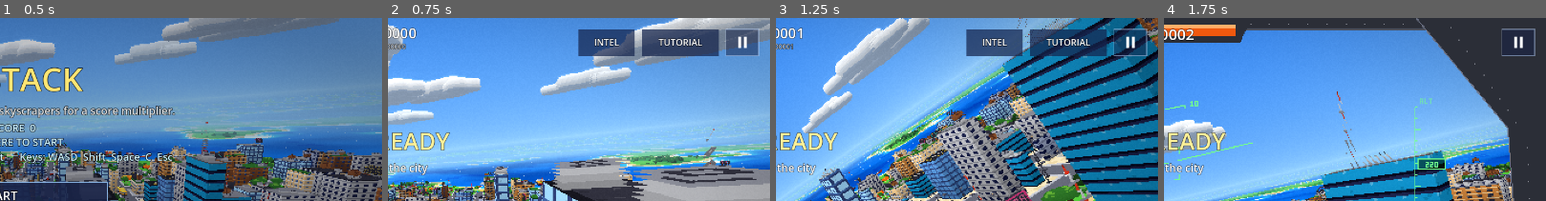
Above: before the commit, frames 1-4 (left to right).
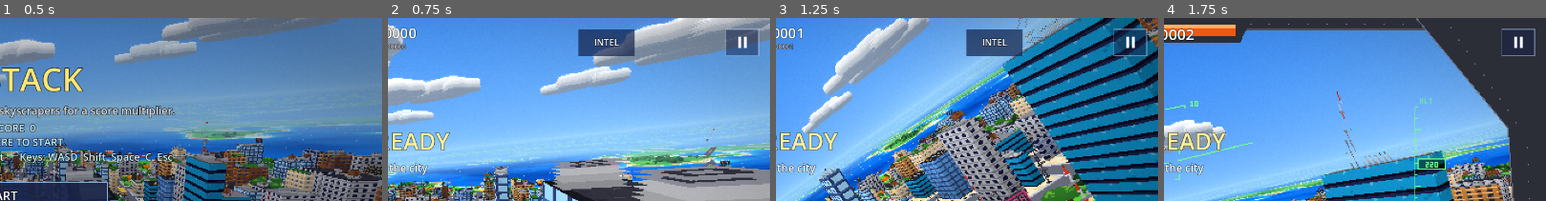
Above: after the commit, the same moments.

Repository: andriiolshevskyi7-hash/sky-stack
Game: Godot game, scene res://main.tscn
The game is run twice, just before and just after one commit, with the same random seed, the same clock (stepped at 60 frames per second) and the same inputs.
Inputs (mouse positions are % of the whole screen's width and height, from its top left):
- Up to frame 1 (0.5 s): no input
- Up to frame 2 (0.75 s): tap Enter at 0.5 s; move the mouse to (72, 45) at 0.52 s; hold D from 0.53 s (still down); tap C at 0.6 s; click (72, 45) at 0.67 s
- Up to frame 3 (1.25 s): keep holding D; tap Space at 0.77 s
- Up to frame 4 (1.75 s): release D at 1.25 s; drag from (30, 55) to (45, 70) at 1.27 s
The pictures show only the part of the screen within x 50-100%, y 0-50%; the shares and areas given below are measured in that part.

Frame 1 is identical in both runs. In frame 2, 2.9% of the frame differs, in the area x 66-87%, y 6-21%; in frame 3, 2.6%; in frame 4, nothing differs.

Commit message:
Controls: floating invisible stick with dead zone and curve
- Touch anywhere outside the buttons: that point becomes the stick centre,
  the drag offset steers (left/right turn, down climb, up dive) and it
  returns to neutral on release
- Per-axis 8% dead zone + power-1.6 response curve: small moves precise,
  full deflection fast
- Tap = barrel roll only if released within 220 ms and the finger never left
  a 12 px radius (tracked over the whole touch)
- Subtle indicator (faint ring at the origin, dot at the finger), toggle in
  settings; buttons and stick never steal each other's touches
- TUTORIAL button removed (code kept, hidden); INTEL explains the stick
- Tests: dead zone, curve, steer while holding GUN

Co-Authored-By: Claude Opus 5.5 <noreply@anthropic.com>
Claude-Session: https://claude.ai/code/session_01L9hRBCRnnnxvoWgFDdSWFJ

Diff:
--- a/scripts/controls.gd
+++ b/scripts/controls.gd
@@ -1,7 +1,9 @@
 class_name Controls
 extends Node
-## Touch: drag anywhere (outside the buttons) to fly - left/right turns, drag
-## DOWN climbs, drag UP dives (invertible). A quick tap = barrel roll.
+## Touch: floating invisible joystick - touch anywhere outside the buttons and
+## that point becomes the stick centre; drag left/right to turn, DOWN to climb,
+## UP to dive (invertible). Dead zone + response curve for precision. A quick
+## tap (short, no movement) = barrel roll.
 ## Rectangular buttons: LOOP + VIEW (bottom left), MISSILE + GUN + BOOST
 ## (bottom right), pause (top right).
 ## Keyboard: A/D or arrows turn, S/Down climbs, W/Up dives, Shift boost,
@@ -31,6 +33,11 @@
 var drag_start := Vector2.ZERO
 var drag_pos := Vector2.ZERO
 var dragging := false
+var show_indicator := true
+const DEAD_ZONE := 0.08
+const CURVE := 1.6
+const TAP_MS := 220
+var _drag_max := 0.0 # furthest the finger got from the centre (px)
 var pressed := {} # name -> bool (for drawing)
 
 var _touch_role := {} # index -> role
@@ -69,7 +76,7 @@
 		"tutorial": Rect2(Vector2(s.x - m - 64.0 * ui_scale - gap - 150.0 * ui_scale, m), Vector2(150.0 * ui_scale, 52.0 * ui_scale)),
 		"intel": Rect2(Vector2(s.x - m - 64.0 * ui_scale - gap * 2.0 - 260.0 * ui_scale, m), Vector2(110.0 * ui_scale, 52.0 * ui_scale)),
 	}
-	drag_radius = 110.0 * ui_scale
+	drag_radius = 90.0 * ui_scale
 
 
 ## For tests/HUD: centre of a button.
@@ -87,7 +94,7 @@
 
 func _hit_button(p: Vector2) -> String:
 	for n in btn:
-		if not helper_buttons and (n == "intel" or n == "tutorial"):
+		if n == "tutorial" or (not helper_buttons and n == "intel"):
 			continue
 		if btn[n].grow(6.0 * ui_scale).has_point(p):
 			return n
@@ -129,6 +136,7 @@
 				drag_start = e.position
 				drag_pos = e.position
 				dragging = true
+				_drag_max = 0.0
 				_touch_t0[e.index] = Time.get_ticks_msec()
 				_touch_p0[e.index] = e.position
 		else:
@@ -136,8 +144,8 @@
 			_touch_role.erase(e.index)
 			if role == "drag":
 				var dt: int = Time.get_ticks_msec() - int(_touch_t0.get(e.index, 0))
-				var moved: float = e.position.distance_to(_touch_p0.get(e.index, e.position))
-				if dt < 250 and moved < 14.0 * ui_scale and enabled:
+				var moved: float = maxf(_drag_max, e.position.distance_to(_touch_p0.get(e.index, e.position)))
+				if dt < TAP_MS and moved < 12.0 * ui_scale and enabled:
 					roll_pressed.emit()
 				_drag_index = -1
 				dragging = false
@@ -145,6 +153,7 @@
 		var e := event as InputEventScreenDrag
 		if e.index == _drag_index:
 			drag_pos = e.position
+			_drag_max = maxf(_drag_max, drag_pos.distance_to(drag_start))
 			var d := drag_pos - drag_start
 			if d.length() > drag_radius * 1.5:
 				drag_start = drag_pos - d.normalized() * drag_radius * 1.5
@@ -175,6 +184,19 @@
 				intel_pressed.emit()
 
 
+## Per-axis dead zone + response curve: small moves are precise, full
+## deflection is fast.
+func _curve(v: Vector2) -> Vector2:
+	return Vector2(_axis(v.x), _axis(v.y))
+
+
+func _axis(a: float) -> float:
+	var m := absf(a)
+	if m < DEAD_ZONE:
+		return 0.0
+	return signf(a) * pow((m - DEAD_ZONE) / (1.0 - DEAD_ZONE), CURVE)
+
+
 func _process(_delta: float) -> void:
 	var k := Vector2.ZERO
 	if Input.is_physical_key_pressed(KEY_A) or Input.is_physical_key_pressed(KEY_LEFT):
@@ -187,7 +209,7 @@
 		k.y += 1.0
 	var t := Vector2.ZERO
 	if dragging:
-		t = ((drag_pos - drag_start) / drag_radius).limit_length(1.0)
+		t = _curve(((drag_pos - drag_start) / drag_radius).limit_length(1.0))
 	var raw := t if k == Vector2.ZERO else k
 	# screen-down = climb (+y); invert flips it
 	stick = Vector2(raw.x, -raw.y if invert else raw.y)
--- a/scripts/hud.gd
+++ b/scripts/hud.gd
@@ -116,7 +116,7 @@
 	ctext(vs.x * 0.5, 40 * s, "%07d" % game.score, 28)
 	ctext(vs.x * 0.5, 62 * s, "HI %07d" % maxi(Save.high_score, game.score), 14, Color(1, 1, 1, 0.7))
 	# INTEL / TUTORIAL buttons
-	for n in ["intel", "tutorial"]:
+	for n in ["intel"]:
 		if not c.helper_buttons:
 			break
 		var r: Rect2 = c.btn[n]
@@ -200,9 +200,11 @@
 					draw_rect(Rect2(Vector2(x0 + i * (bw + 3 * s), cy + 10 * s), Vector2(bw, 12 * s)), Color(1, 1, 1, 0.9 if i < have else 0.25))
 			_:
 				text(Vector2(r.position.x, cy + 7 * s), label, 18, C_TEXT, HORIZONTAL_ALIGNMENT_CENTER, r.size.x)
-	if c.dragging:
-		draw_arc(c.drag_start, c.drag_radius, 0, TAU, 40, Color(1, 1, 1, 0.18), 2.0 * s)
-		draw_circle(c.drag_start + (c.drag_pos - c.drag_start).limit_length(c.drag_radius), 14.0 * s, Color(1, 1, 1, 0.3))
+	if c.dragging and c.show_indicator:
+		# subtle floating-stick indicator: faint ring at the origin + dot at the finger
+		draw_arc(c.drag_start, c.drag_radius, 0, TAU, 40, Color(1, 1, 1, 0.14), maxf(1.0, 2.0 * s))
+		draw_circle(c.drag_start, 3.0 * s, Color(1, 1, 1, 0.25))
+		draw_circle(c.drag_start + (c.drag_pos - c.drag_start).limit_length(c.drag_radius), 9.0 * s, Color(1, 1, 1, 0.28))
 
 
 func _draw_small_buttons(c: Controls) -> void:
--- a/scripts/intel.gd
+++ b/scripts/intel.gd
@@ -7,7 +7,7 @@
 
 const TABS := ["TOUCH", "CONTROLLER", "MOUSE + KEYS"]
 const ROWS := {
-	"TOUCH": [["FLY", ""], ["TURN", "Drag left or right"], ["CLIMB / DIVE", "Drag down to climb, up to dive"], ["THRUSTERS", "Hold BOOST"], ["CHANGE VIEW", "VIEW"],
+	"TOUCH": [["FLY", ""], ["STICK", "Touch anywhere: that point is the stick centre"], ["TURN", "Drag left or right"], ["CLIMB / DIVE", "Drag down to climb, up to dive"], ["THRUSTERS", "Hold BOOST"], ["CHANGE VIEW", "VIEW"],
 		["TRICKS", ""], ["ROLL", "Tap"], ["BACK FLIP", "Full climb with thrusters, held"], ["FRONT FLIP", "Full dive with thrusters, held. Needs height"], ["LOOP", "LOOP (flown for you)"], ["EJECT", "Hold a dive into the ground, thrusters off"],
 		["FIGHT", ""], ["CANNON", "Hold GUN"], ["LOCK ON", "Keep an enemy ahead until the box turns red"], ["MISSILE", "MISSI …(194 unchanged characters)…
 	"CONTROLLER": [["FLY", ""], ["TURN / PITCH", "Left stick"], ["THRUSTERS", "Right trigger"], ["CANNON", "A / Cross"], ["MISSILE", "B / Circle"], ["ROLL", "X / Square"], ["LOOP", "Y / Triangle"], ["VIEW", "Back / Select"], ["PAUSE", "Start"]],
@@ -75,7 +75,7 @@
 			_t(Vector2(_panel.position.x + 30 * s, y), r[0], 16, Color(0.85, 0.9, 1.0), -1)
 			_t(Vector2(_panel.position.x + _panel.size.x * 0.38, y), r[1], 16, Color.WHITE, -1)
 		y += lh
-	_t(Vector2(_panel.position.x + 30 * s, _panel.end.y - 20 * s), "Tap outside to shut this. TUTORIAL flies you through it all.", 15, Color(0.6, 0.7, 0.85), -1)
+	_t(Vector2(_panel.position.x + 30 * s, _panel.end.y - 20 * s), "Tap outside to shut this.", 15, Color(0.6, 0.7, 0.85), -1)
 
 
 func _t(p: Vector2, txt: String, size: float, col: Color, w: float) -> void:
--- a/scripts/main.gd
+++ b/scripts/main.gd
@@ -627,6 +627,7 @@
 	trails.visible = st["trails"]
 	jet.trails = trails if st["trails"] else null
 	controls.helper_buttons = st["helper_buttons"]
+	controls.show_indicator = st["stick_indicator"]
 	show_debug = st["debug"]
 	AudioServer.set_bus_mute(0, not st["sound"])
 	AudioServer.set_bus_volume_db(0, linear_to_db(maxf(0.001, float(st["volume"]))))
--- a/scripts/settings.gd
+++ b/scripts/settings.gd
@@ -48,7 +48,8 @@
 	["EFFECTS", "sparks", "Explosion: flash and sparks", "f", 0.6, 0.0, 2.0, 0.1],
 	["EFFECTS", "shake", "Explosion: camera shake", "f", 1.0, 0.0, 2.0, 0.1],
 	["HELPERS", "touch_buttons", "Touch buttons", "c", 0, ["auto", "on", "off"]],
-	["HELPERS", "helper_buttons", "Tutorial and Intel buttons", "b", true],
+	["HELPERS", "stick_indicator", "Floating stick indicator", "b", true],
+	["HELPERS", "helper_buttons", "Intel button", "b", true],
 	["HELPERS", "debug", "Debug overlay (FPS, draw calls)", "b", false],
 	["SOUND", "sound", "Sound", "b", true],
 	["SOUND", "volume", "Volume", "f", 0.6, 0.0, 1.0, 0.05],
--- a/tests/run_tests.gd
+++ b/tests/run_tests.gd
@@ -209,7 +209,24 @@
 	_touch(c.button_center("boost"), false, 3)
 	_touch(jp, false, 1)
 	await _frames(2)
-	check(not c.fire and not c.boost and c.stick == Vector2.ZERO, "buttons released")
+	check(not c.fire and not c.boost and c.stick == Vector2.ZERO, "buttons released, stick back to neutral")
+	# dead zone: a tiny wiggle does nothing; half deflection is gentler than linear
+	_touch(jp, true, 1)
+	await _frames(1)
+	_drag(jp + Vector2(c.drag_radius * 0.05, 0), 1)
+	await _frames(2)
+	check(c.stick == Vector2.ZERO, "dead zone ignores tiny movements")
+	_drag(jp + Vector2(c.drag_radius * 0.5, 0), 1)
+	await _frames(2)
+	check(c.stick.x > 0.1 and c.stick.x < 0.45, "response curve: half drag -> gentle turn (%.2f)" % c.stick.x)
+	# pressing GUN while steering does not move the stick centre
+	var before := c.drag_start
+	_touch(c.button_center("gun"), true, 2)
+	await _frames(2)
+	check(c.drag_start == before and c.fire and c.stick.x > 0.1, "multitouch: steer + hold GUN")
+	_touch(c.button_center("gun"), false, 2)
+	_touch(jp, false, 1)
+	await _frames(2)
 	# quick tap = barrel roll
 	_touch(jp, true, 1)
 	await _frames(1)
